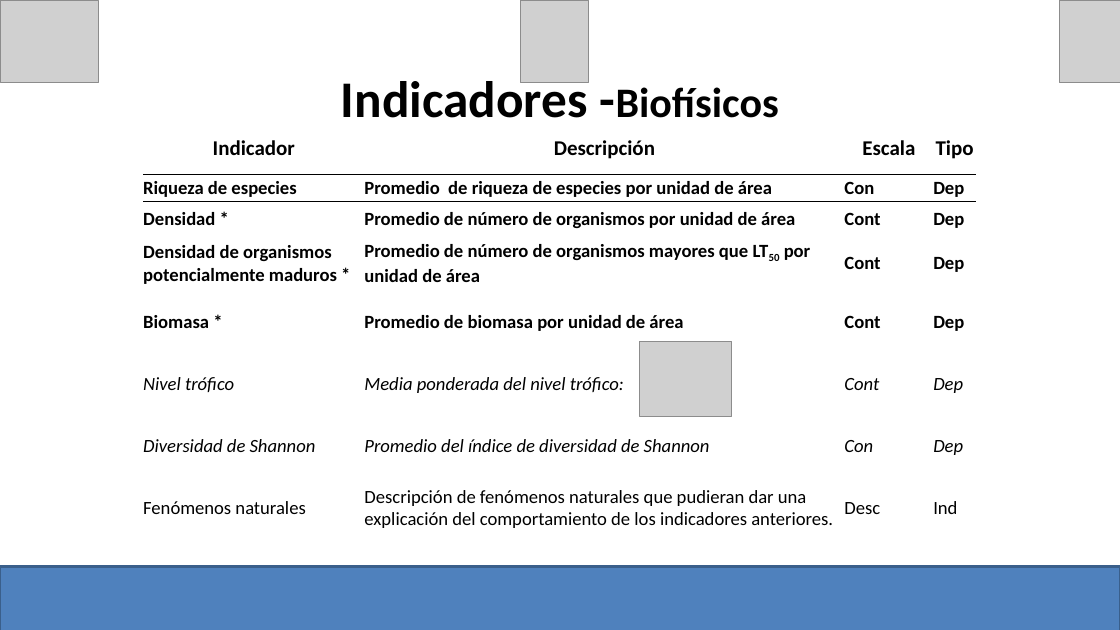
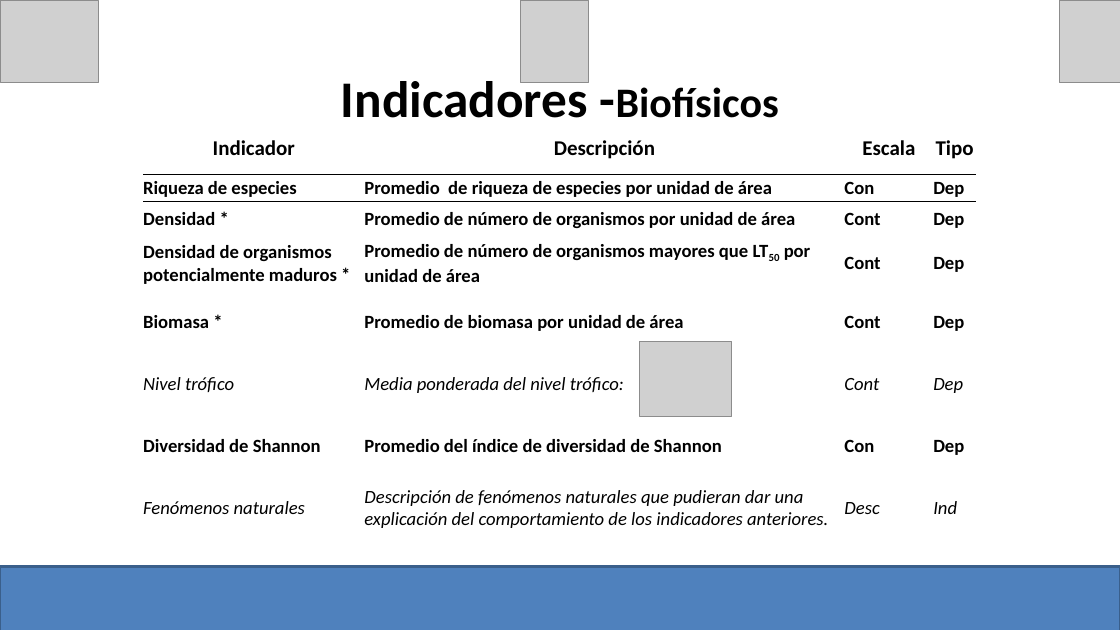
Before and after one commit to turfeffect/Docs, a slide deck: slide 8 of Presentations/Workshop in Mexico/Mexico Workshop.pptx. Drawn at 1120x630 pixels with LibreOffice and Linux fonts; fonts in the diff are those of the drawing; grey boxes stand for pictures. Boxes give left, top, right and bottom in pixels: in the first picture for what was removed or moved away, otherwise in the second. Text is boxed around its words. In the diff, an @@ line names an element or a change of style, - is before the commit and + after.

```diff
--- a/Presentations/Workshop in Mexico/Mexico Workshop.pptx
+++ b/Presentations/Workshop in Mexico/Mexico Workshop.pptx
@@ table at (143,124,975,539) @@
@@ bold on, italic off in "Diversidad de Shannon", "Promedio del índice de diversidad de Shannon", "Con", "Dep" @@
@@ italic on in "Fenómenos naturales", "Descripción de fenómenos naturales que pudieran dar ...", "Desc", "Ind" @@
```
Also in this commit, not shown: 8 other slides changed, 1 other file.
